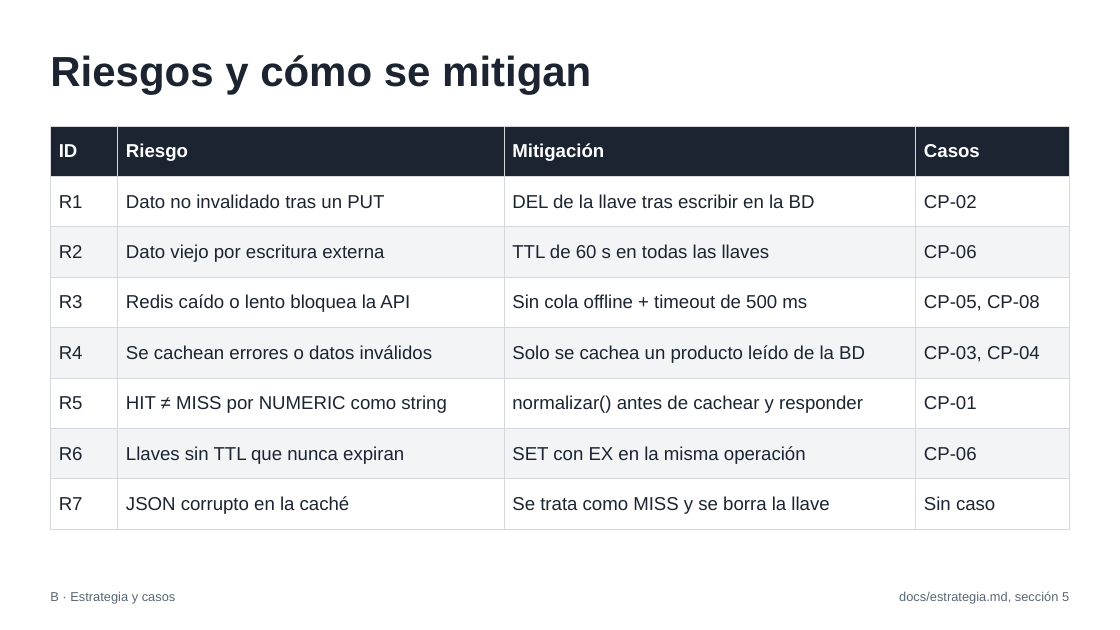
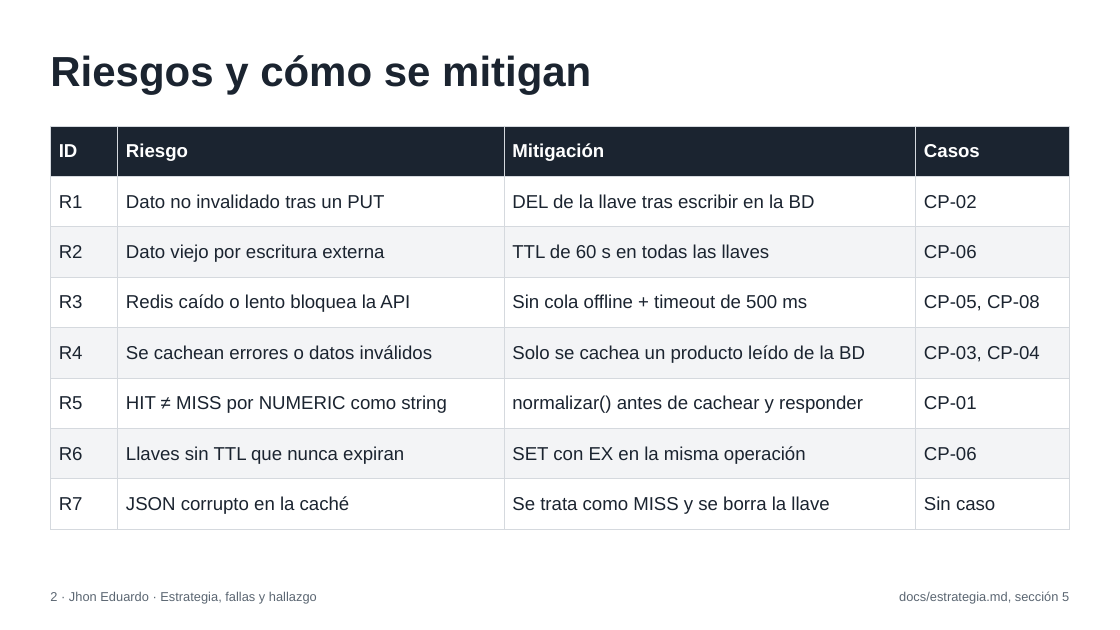
Before and after one commit to SebastianVillaC/lab-cache, a slide deck: slide 9 of docs/presentacion/presentacion-cache.pptx (slide 8 before the commit). Drawn at 1120x630 pixels with LibreOffice and Linux fonts; fonts in the diff are those of the drawing. Boxes give left, top, right and bottom in pixels: in the first picture for what was removed or moved away, otherwise in the second. Text is boxed around its words. In the diff, an @@ line names an element or a change of style, - is before the commit and + after.

```diff
--- a/docs/presentacion/presentacion-cache.pptx
+++ b/docs/presentacion/presentacion-cache.pptx
@@ text at box(50, 591, 317, 604): text changed @@
-B · Estrategia y casos
+2 · Jhon Eduardo · Estrategia, fallas y hallazgo
```
Also in this commit, not shown: 13 other slides changed, 3 slides added, 1 slide removed.
